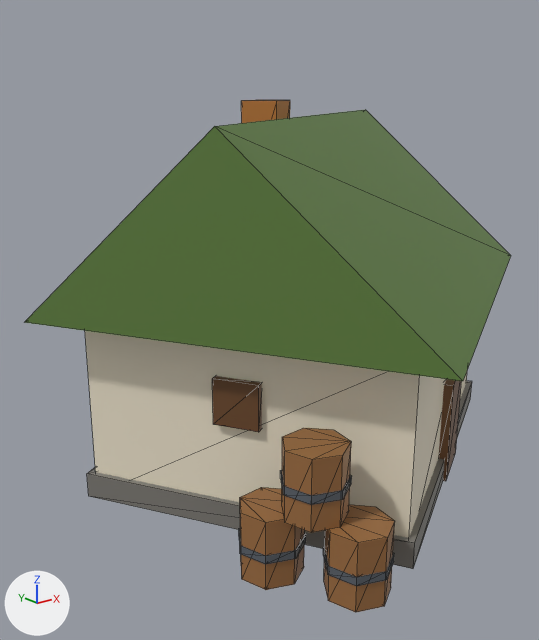
The glTF model art/models/building_26.glb: old version first, new version second.
Rendered twice from a 50 mm camera at (-0.834, -0.937, 0.625) aimed at (-0.073, 0.014, 0.245). The axes (+X, +Y, +Z) are drawn at lower left. The lights are the same throughout. The older version comes first. Mesh edges are drawn as thin lines. Vertices at exactly the same position are counted once.

The first picture shows 'building_26'.
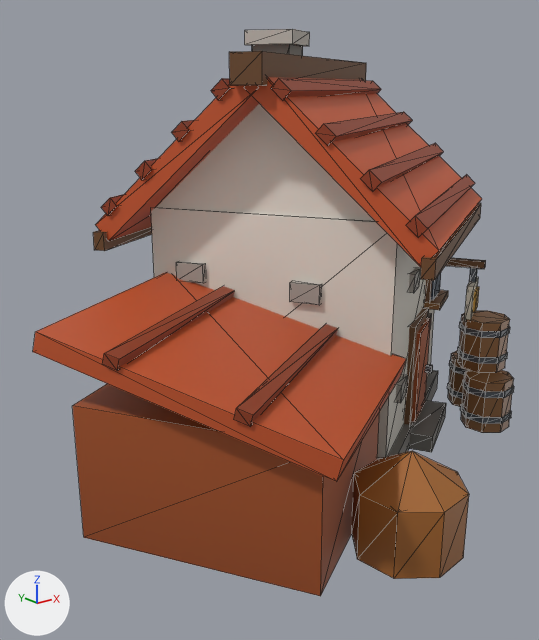
Where the change shows, as pixel boxes [x1, y1, x2, y2] in the pictures (539 x 640 px; the box of a moved part takes in the faces that stretch with it):
'building_26', reshaped (11% taller): before [24, 100, 511, 612]; after [33, 29, 514, 596]
part 1 of me_building_26, moved or reshaped (not visible before): after [409, 268, 421, 293]
part 2 of me_building_26, moved or reshaped (not visible afterwards): before [212, 376, 262, 432]
part 3 of me_building_26, moved or reshaped: before [439, 379, 461, 481]; after [412, 318, 431, 422]
part 4 of me_building_26, added (brown): after [461, 370, 514, 433]
part 5 of me_building_26, added: after [460, 404, 512, 424]
part 6 of me_building_26, added: after [462, 379, 514, 398]
part 7 of me_building_26, added (brown): after [448, 351, 465, 407]
part 8 of me_building_26, added (mostly hidden): after [447, 383, 463, 399]
part 9 of me_building_26, added (mostly hidden): after [449, 360, 468, 375]
part 10 of me_building_26, added (brown): after [458, 311, 510, 373]
part 11 of me_building_26, added: after [457, 347, 508, 364]
part 12 of me_building_26, added: after [459, 322, 510, 338]
part 13 of me_building_26, rebuilt: before [85, 331, 467, 538]; after [151, 208, 434, 458]
part 14 of me_building_26, rebuilt: before [87, 381, 472, 569]; after [377, 370, 438, 459]
part 15 of me_building_26, deleted (brown): before [239, 100, 395, 612]
part 16 of me_building_26, reshaped: before [24, 109, 511, 381]; after [33, 29, 486, 596]

The change, as a list of edits to the scene's bpy script:
```text
Change me_building_26:
    used by ob_building_26; location = (0.0, 0.0, 0.0)
    remove me_building_26.from_pydata(...)  # 158 vertices, 256 faces; spans x -0.467..0.467, y -0.448..0.448, z 0.0..0.6
    add me_building_26.from_pydata(...)  # 479 vertices, 764 faces; spans x -0.497..0.466, y -0.415..0.477, z 0.0..0.724
    me_building_26 part 1: the loose piece of 8 vertices spanning x 0.197..0.265, y -0.184..-0.136, z 0.165..0.235 is scaled about its middle by (0.716, 0.725, 0.457), then moved by (-0.099, 0.036, 0.11)
    me_building_26 part 2: the loose piece of 8 vertices spanning x -0.287..-0.239, y -0.186..-0.118, z 0.165..0.235 is scaled about its middle by (0.725, 0.716, 0.457), then moved by (0.142, 0.175, -0.092)
    me_building_26 part 3: the loose piece of 8 vertices spanning x 0.075..0.18, y -0.257..-0.185, z 0.0..0.17 is scaled about its middle by (0.909, 0.908, 1), then moved by (0.066, 0.126, 0.04)
    me_building_26 part 4: a new loose piece, an 8-sided cylinder along z spanning x 0.28..0.367, y -0.203..-0.116, z 0.0..0.1, in mat_defaultmaterial
    me_building_26 part 5: a new loose piece, an 8-sided cylinder along z spanning x 0.277..0.369, y -0.206..-0.114, z 0.02..0.032, in mat_defaultmaterial
    me_building_26 part 6: a new loose piece, an 8-sided cylinder along z spanning x 0.277..0.369, y -0.206..-0.114, z 0.072..0.084, in mat_defaultmaterial
    me_building_26 part 7: a new loose piece, an 8-sided cylinder along z spanning x 0.346..0.433, y -0.119..-0.032, z 0.0..0.1, in mat_defaultmaterial
    me_building_26 part 8: a new loose piece, an 8-sided cylinder along z spanning x 0.344..0.436, y -0.121..-0.029, z 0.02..0.032, in mat_defaultmaterial
    me_building_26 part 9: a new loose piece, an 8-sided cylinder along z spanning x 0.344..0.436, y -0.121..-0.029, z 0.072..0.084, in mat_defaultmaterial
    me_building_26 part 10: a new loose piece, an 8-sided cylinder along z spanning x 0.313..0.4, y -0.161..-0.074, z 0.1..0.2, in mat_defaultmaterial
    me_building_26 part 11: a new loose piece, an 8-sided cylinder along z spanning x 0.31..0.403, y -0.164..-0.071, z 0.12..0.132, in mat_defaultmaterial
    me_building_26 part 12: a new loose piece, an 8-sided cylinder along z spanning x 0.31..0.403, y -0.164..-0.071, z 0.172..0.184, in mat_defaultmaterial
    me_building_26 part 13: the loose piece of 8 vertices spanning x -0.385..0.385, y -0.367..0.367, z 0.0..0.3 is rebuilt with 8 vertices and now spans x -0.203..0.371, y -0.192..0.382, z 0.04..0.43
    me_building_26 part 14: the loose piece of 8 vertices spanning x -0.398..0.398, y -0.38..0.38, z 0.0..0.04 is rebuilt with 8 vertices and now spans x -0.223..0.391, y -0.213..0.402, z 0.0..0.04
    me_building_26 part 15: 8 loose pieces with 100 vertices, spanning x -0.336..0.374, y -0.41..0.249, z 0.0..0.6, are deleted
    me_building_26 part 16: 18 vertices removed from x -0.467..0.467, y -0.448..0.448, z 0.22..0.58; 295 vertices added at x -0.497..0.466, y -0.415..0.477, z 0.0..0.724
```
